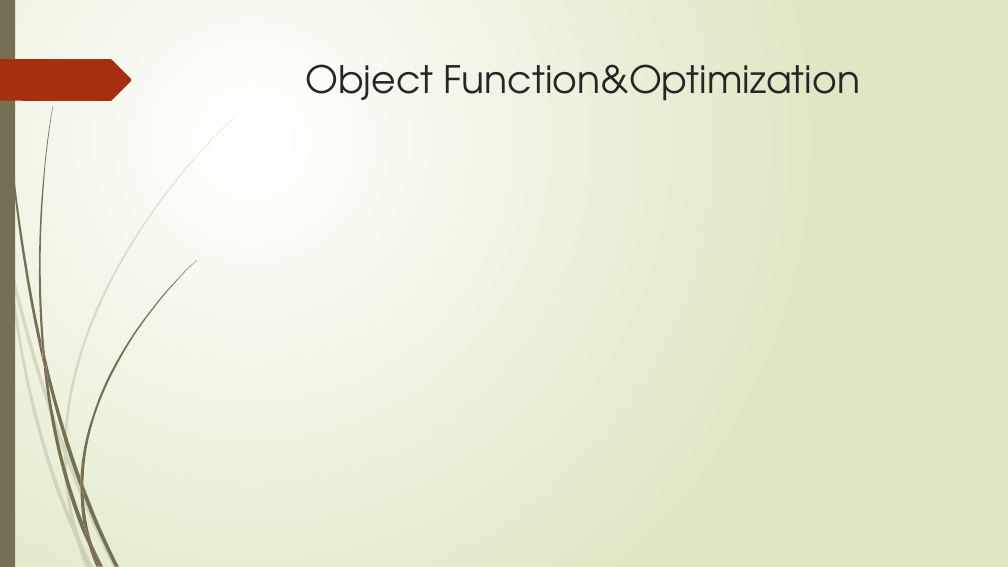
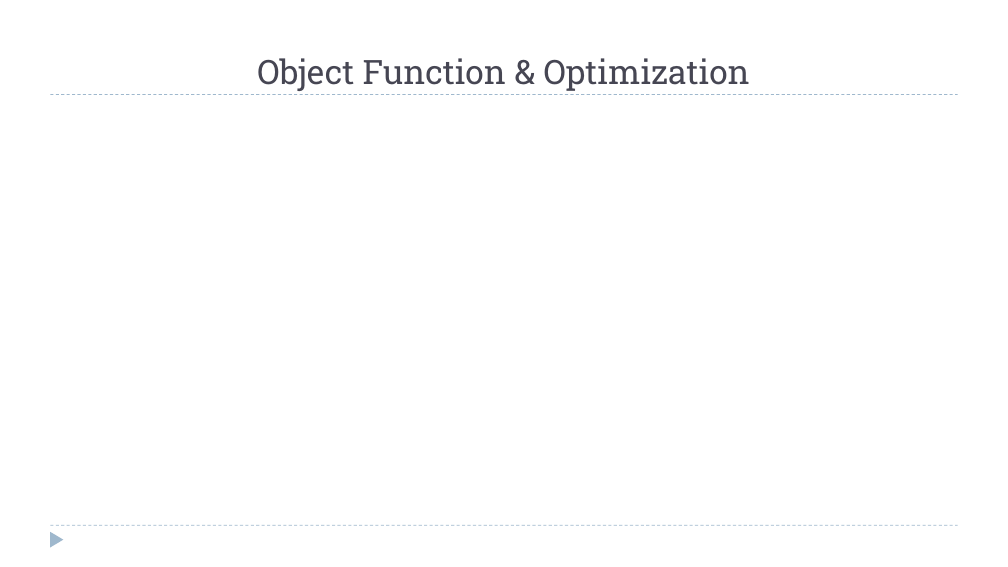
Before and after one commit to zixiaojindao/time-series-survey, a slide deck: slide 23 of slide/tsdm.pptx. Drawn at 1008x567 pixels with LibreOffice and Linux fonts; fonts in the diff are those of the drawing; grey boxes stand for pictures. Boxes give left, top, right and bottom in pixels: in the first picture for what was removed or moved away, otherwise in the second. Text is boxed around its words. In the diff, an @@ line names an element or a change of style, - is before the commit and + after.

```diff
--- a/slide/tsdm.pptx
+++ b/slide/tsdm.pptx
@@ background gradient #FFFFFF to #DFE8C4 to #FFFFFF @@
@@ rectangle removed at bbox=[0, 0, 15, 567] @@
@@ title "Object Function & Optimization" at bbox=[257, 58, 750, 91]: vertical alignment top to bottom @@
@@ freeform shape removed at bbox=[0, 59, 132, 101] @@
@@ title at bbox=[257, 58, 750, 91]: text changed; size 36 to 32 pt; font TeX Gyre Adventor to Roboto Slab; text colour #262626 to #464653 @@
-Object Function&Optimization
+Object Function & Optimization
@@ line added from (51, 95) to (958, 95), #9FB8CD 0.75 pt dashed @@
@@ triangle added at bbox=[50, 532, 64, 548], fill #9FB8CD @@
@@ line added from (51, 526) to (958, 526), #9FB8CD 0.75 pt dashed @@
@@ group removed at bbox=[0, 116, 236, 567]: 10 freeform shapes @@
@@ group removed at bbox=[2, 0, 197, 567]: 12 freeform shapes @@
```
Also in this commit, not shown: 42 other slides changed, 7 slides added, 13 slides removed, 4 other files.
